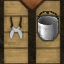
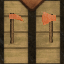
The second 64 × 64 image is a revision of the first. Changes to its layers:
added layer "Копия golden_hoe.png" above "Копия golden_axe.png" over [9, 13, 24, 44]
added layer "Копия golden_axe.png" above "wooden_hoe.png" over [42, 12, 56, 43]
hid "Новый слой #1" over [37, 11, 59, 20]
hid "Копия bucket.png" over [36, 14, 60, 42]
hid "Вставленный слой" over [4, 14, 24, 42]
